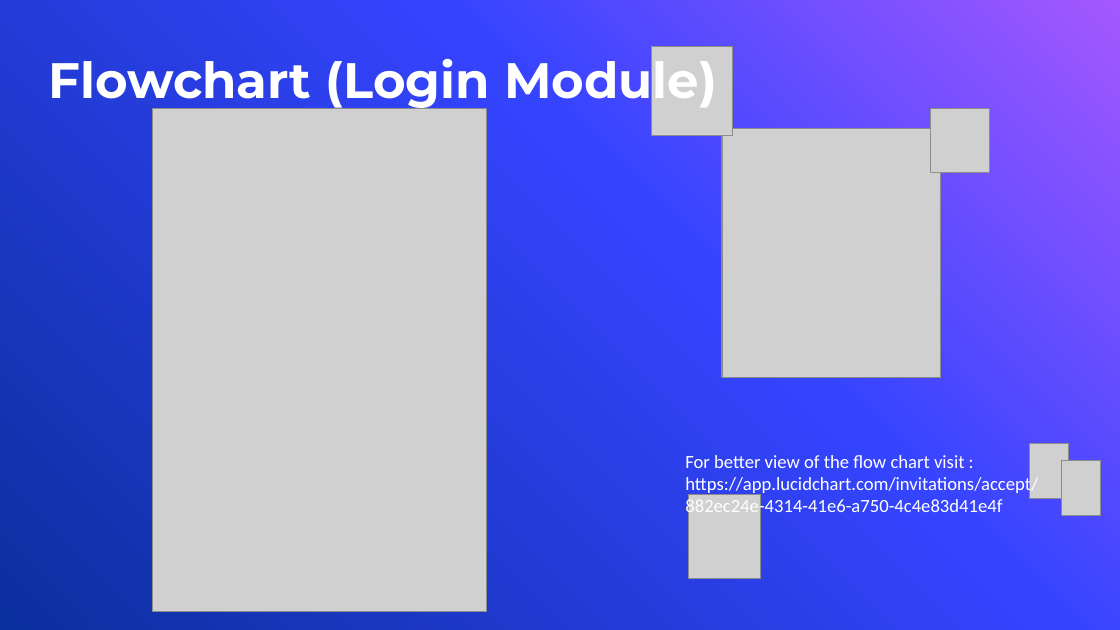
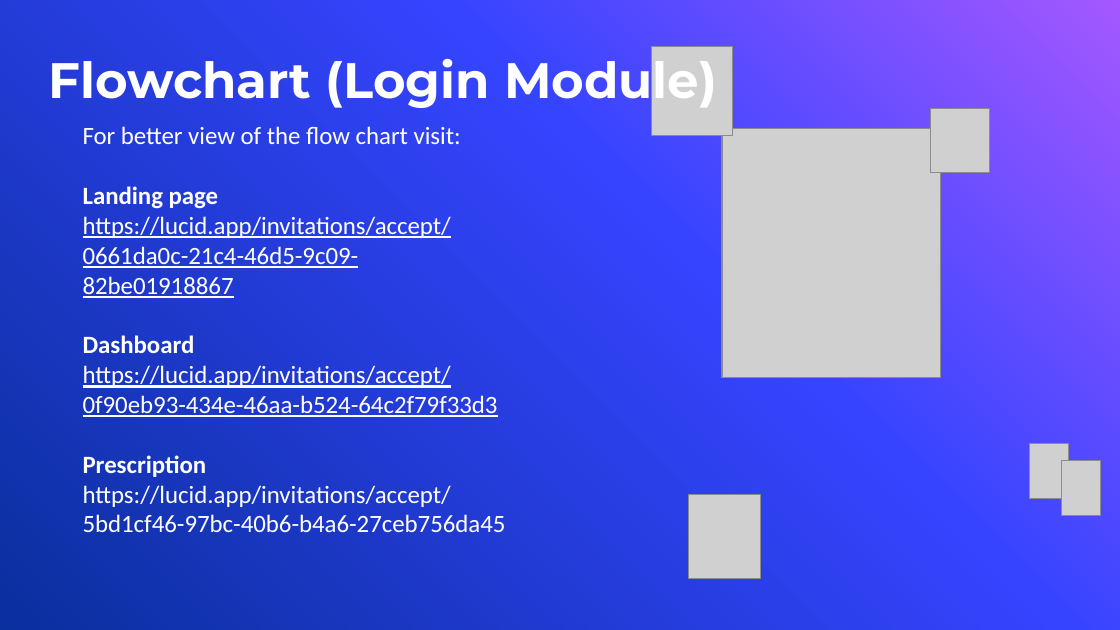
Before and after one commit to Namratasanger/Strategic-Hospital-Management-System, a slide deck: slide 34 of Aliena · SlidesCarnival.pptx (slide 26 before the commit). Drawn at 1120x630 pixels with LibreOffice and Linux fonts; fonts in the diff are those of the drawing; grey boxes stand for pictures; background and template pictures are left out. Boxes give left, top, right and bottom in pixels: in the first picture for what was removed or moved away, otherwise in the second. Text is boxed around its words. In the diff, an @@ line names an element or a change of style, - is before the commit and + after.

```diff
--- a/Aliena · SlidesCarnival.pptx
+++ b/Aliena · SlidesCarnival.pptx
@@ picture removed at [152,109,486,612] @@
@@ text at [83,126,506,532]: text changed; size 12 to 16 pt @@
-For better view of the flow chart visit :
-https://app.lucidchart.com/invitations/accept/882ec24e-4314-41e6-a750-4c4e83d41e4f
+For better view of the flow chart visit:
+Landing page
+https://lucid.app/invitations/accept/0661da0c-21c4-46d5-9c09-82be01918867
+Dashboard
+https://lucid.app/invitations/accept/0f90eb93-434e-46aa-b524-64c2f79f33d3
+Prescription
+https://lucid.app/invitations/accept/5bd1cf46-97bc-40b6-b4a6-27ceb756da45
```
Also in this commit, not shown: 2 other slides changed, 8 slides added.
